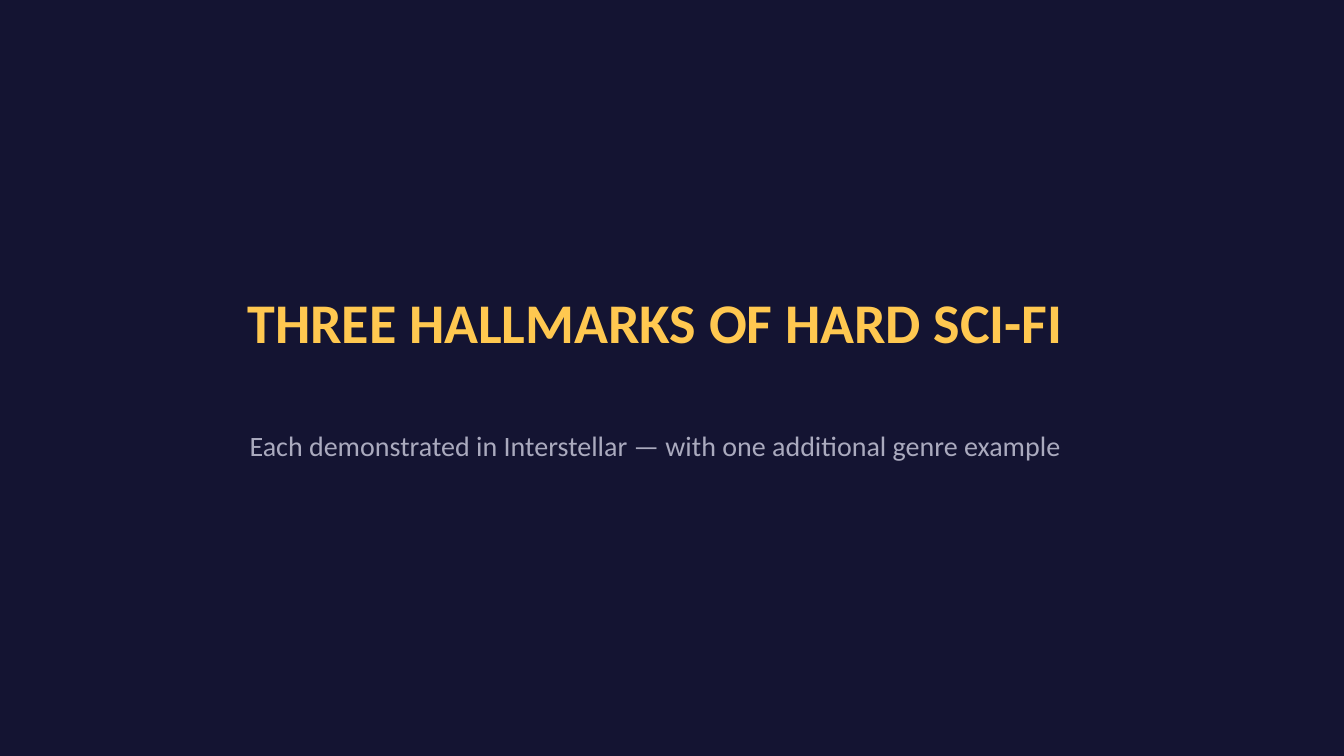
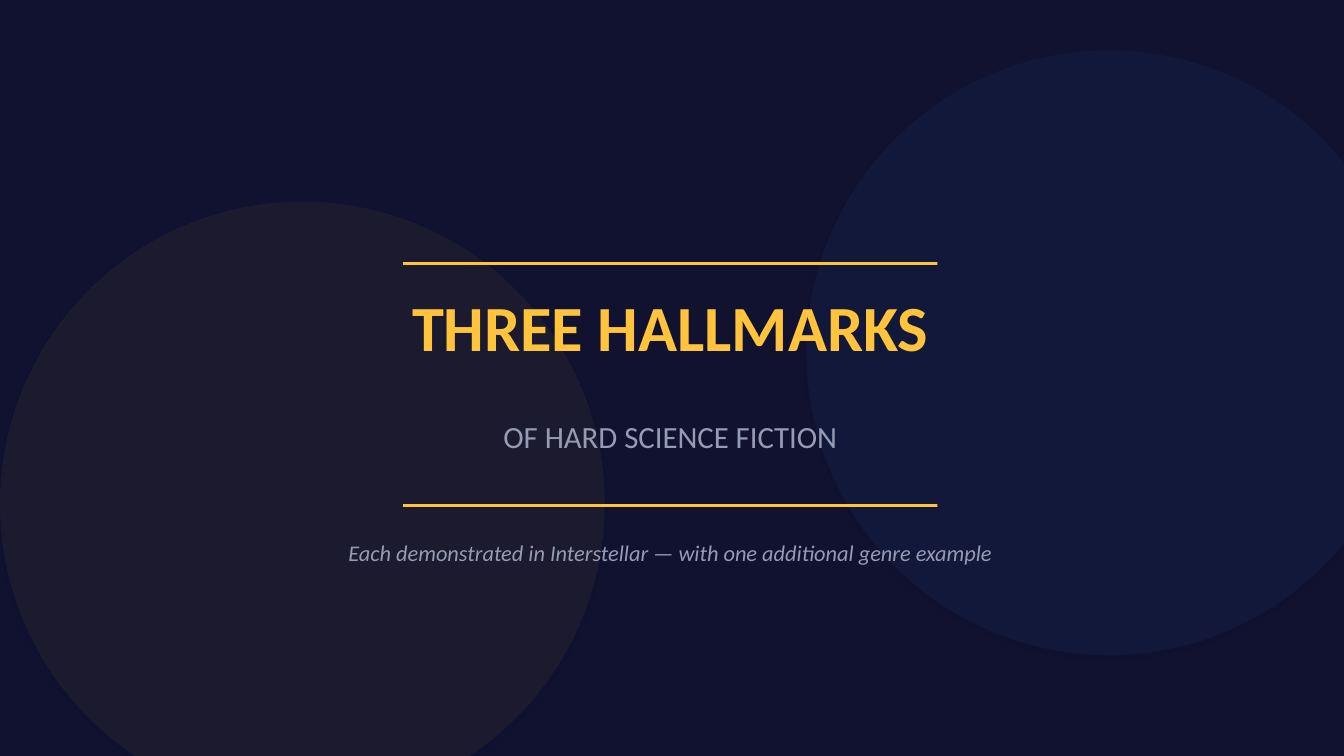
Before and after one commit to bunip91274/Password-Generator, a slide deck: slide 3 of Interstellar_Hard_SciFi_Presentation.pptx. Drawn at 1344x756 pixels with LibreOffice and Linux fonts; fonts in the diff are those of the drawing. Boxes give left, top, right and bottom in pixels: in the first picture for what was removed or moved away, otherwise in the second. Text is boxed around its words. In the diff, an @@ line names an element or a change of style, - is before the commit and + after.

```diff
--- a/Interstellar_Hard_SciFi_Presentation.pptx
+++ b/Interstellar_Hard_SciFi_Presentation.pptx
@@ background #141432 to #101230 @@
@@ ellipse added at [807, 50, 1344, 655], fill #5AAAFF at 5% opacity @@
@@ ellipse added at [0, 202, 605, 756], fill #FFC33C at 5% opacity @@
@@ rectangle added at [403, 262, 938, 265], fill #FFC33C @@
@@ text at [412, 308, 928, 352]: text changed; size 40 to 46 pt; text colour #FFC850 to #FFC33C @@
-THREE HALLMARKS OF HARD SCI-FI
+THREE HALLMARKS
@@ text added at [503, 428, 837, 448], 22 pt, text #969BB4 @@
+OF HARD SCIENCE FICTION
@@ rectangle added at [403, 504, 938, 507], fill #FFC33C @@
@@ text "Each demonstrated in Interstellar — ...": place and size @@
-text "Each demonstrated in Interstellar — ..." at [250, 436, 1060, 461]
+text "Each demonstrated in Interstellar — ..." at [348, 545, 992, 565]
@@ text "Each demonstrated in Interstellar — ..." at [348, 545, 992, 565]: size 20 to 16 pt, text colour #AAAABE to #969BB4, italic on @@
```
Also in this commit, not shown: 11 other slides changed, 1 other file.
